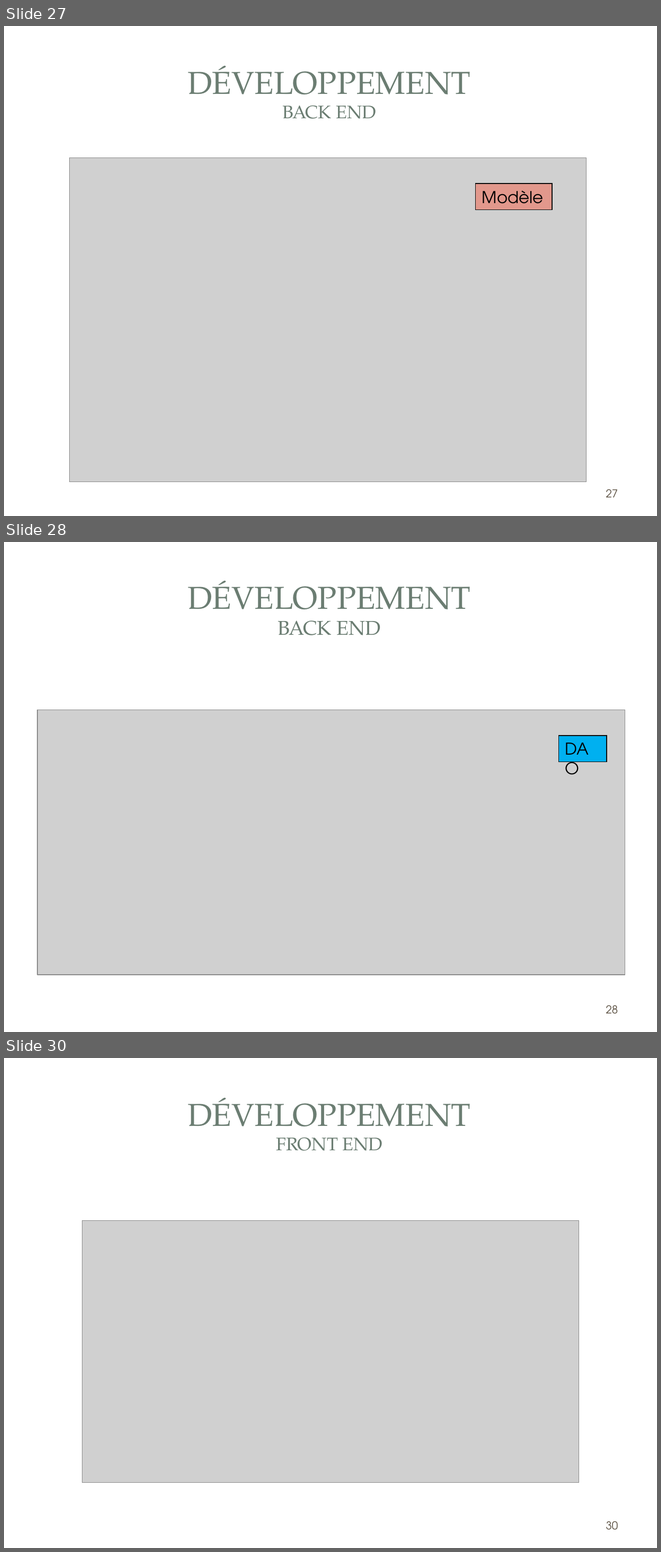
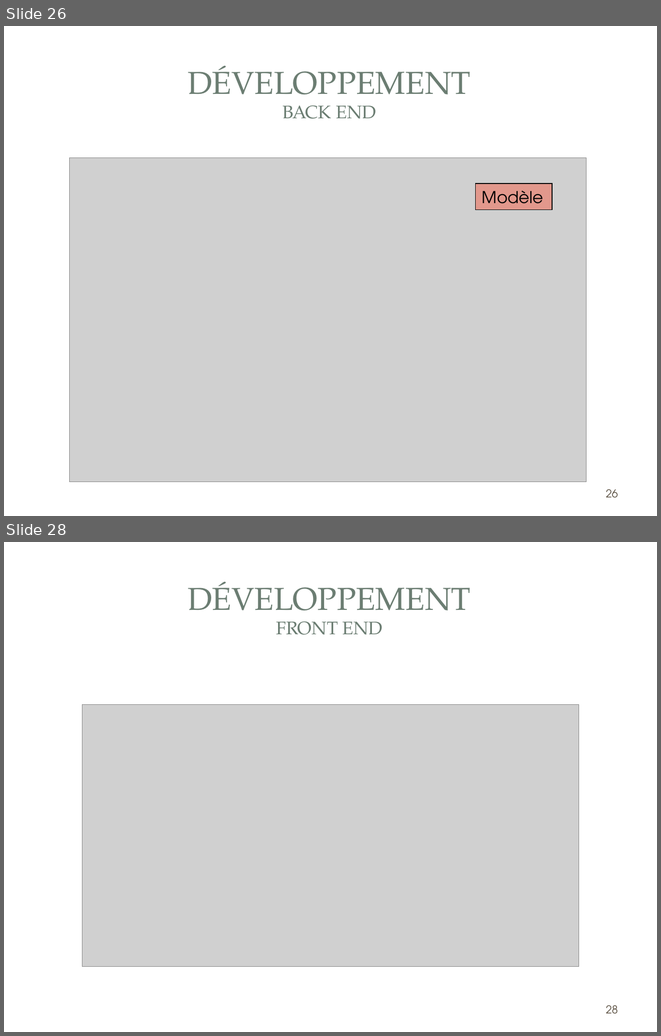
Before and after one commit to gestionsAbsences/gestionAbsences, a slide deck: Projet/Dossier/Fred/COURIOL_Fred_Présentation.ppt. Shown one above the other, each under a label of ours: slides 27, 28 and 30 before the commit, slides 26 and 28 after it; the slides between them are not shown. The pictures are 661x1552 and 661x1036 pixels, drawn with LibreOffice and Linux fonts; fonts in the diff are those of the drawing; grey boxes stand for pictures; background and template pictures are left out. Boxes give left, top, right and bottom in pixels: in the first picture for what was removed or moved away, otherwise in the second. Text is boxed around its words. In the diff, an @@ line names an element or a change of style, - is before the commit and + after.

```diff
--- a/Projet/Dossier/Fred/COURIOL_Fred_Présentation.ppt
+++ b/Projet/Dossier/Fred/COURIOL_Fred_Présentation.ppt
@@ slide 28 removed at [4,542,657,1032], background picture (left out); not listed: 2 template elements that a slide beside it also shows @@
@@ title removed at [188,581,471,635] @@
-DÉVELOPPEMENT
-BACK END
@@ picture removed at [37,710,625,975] @@
@@ rectangle removed at [559,735,607,761] @@
-DAO
@@ page number removed at [606,1005,618,1014] @@
-28
@@ what was slide 27 is now slide 26 @@
@@ page number at [606,489,618,498]: text changed @@
-27
+26
@@ what was slide 30 is now slide 28 @@
@@ page number at [606,1005,618,1014]: text changed @@
-30
+28
```
Also in this commit, not shown: 7 slides changed, 3 slides added, 2 other slides removed, 9 other files.
